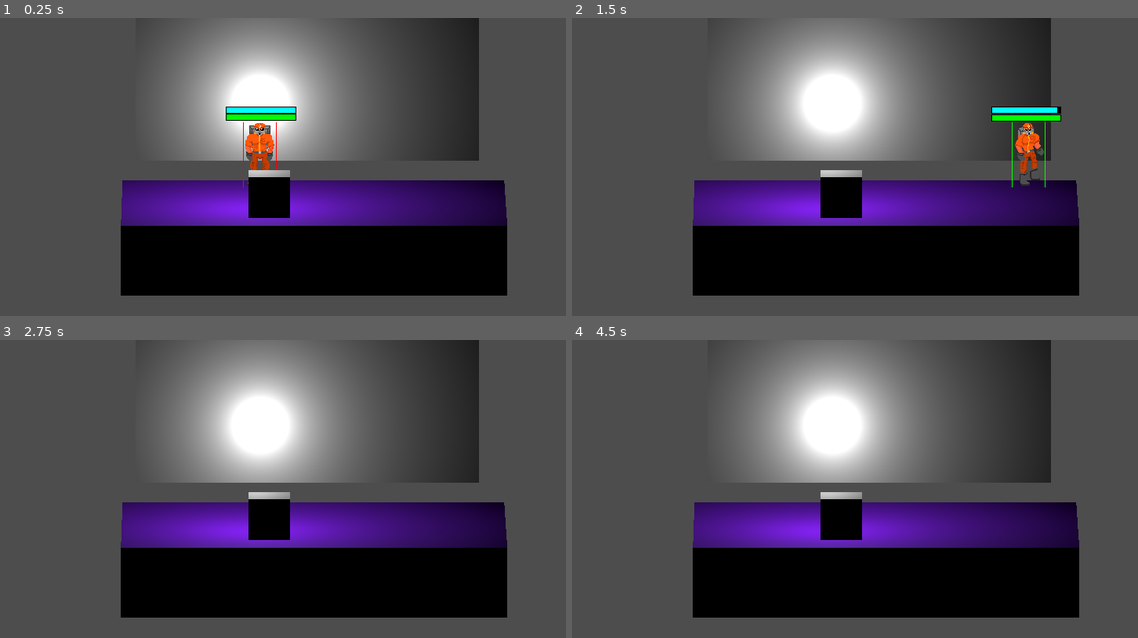
Above: before the commit, frames 1-4 (two rows, left to right).
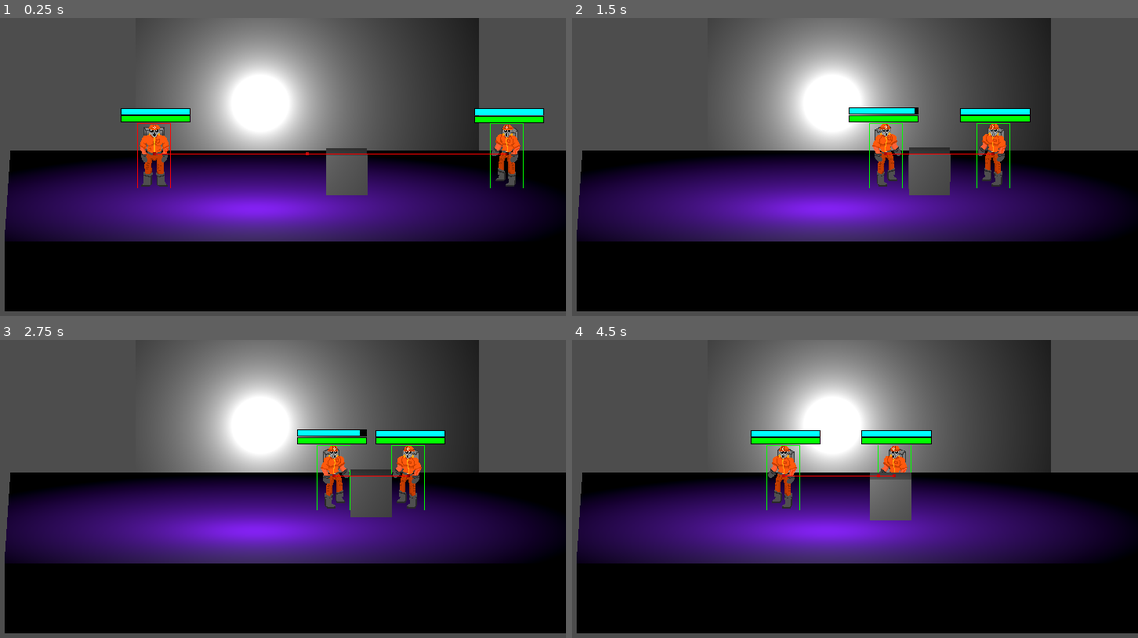
Above: after the commit, the same moments.

Repository: TedAlter/GodotTest
Game: Godot game, scene res://LF/Level3D/node_3d.tscn
The game is run twice, just before and just after one commit, with the same random seed, the same clock (stepped at 60 frames per second) and the same inputs. This scene is started directly instead of the project's main scene.
Inputs (mouse positions are in pixels of both pictures, inside the frame that each line leads up to):
- Up to frame 1 (0.25 s): no input
- Up to frame 2 (1.5 s): move the mouse to (962, 175) at 0.52 s; hold D (move_right) 0.53-1.25 s; tap Right (punch_pr) at 0.6 s; click (962, 175) at 0.67 s; tap Space (jump) at 0.77 s; drag from (702, 211) to (792, 265) at 1.27 s
- Up to frame 3 (2.75 s): move the mouse to (316, 438) at 2.02 s; hold D (move_right) from 2.03 s (still down); tap Right (punch_pr) at 2.1 s
- Up to frame 4 (4.5 s): release D (move_right) at 2.75 s; drag from (792, 587) to (634, 462) at 2.77 s; move the mouse to (1013, 569) at 3.52 s; hold A (move_left) 3.53-4.25 s; tap Right (punch_pr) at 3.6 s; tap Space (jump) at 3.77 s; drag from (634, 462) to (730, 429) at 4.27 s

The runs differ from the first frame. In frame 1, 34% of the frame differs, in the area x 0-100%, y 29-99%; in frame 2, 33%; in frame 3, 33%; in frame 4, 33%.

Commit message:
ШІ
Зробив штучний інтелект, що будує шлях до персонажу. Треба доробити, щоб шлях враховував динамічні перешкоди

Diff:
--- a/pyromania/LF/Level3D/controle_module.gd
+++ b/pyromania/LF/Level3D/controle_module.gd
@@ -6,7 +6,6 @@
 
 var direction="Srd"
 
-@onready var StunTimer: Timer = $StanTimer
 
 var mv = "S"
 var dirTest: Vector2 = Vector2(0,0)
--- a/pyromania/LF/Level3D/node_3d.tscn
+++ b/pyromania/LF/Level3D/node_3d.tscn
@@ -73,16 +73,20 @@
 	#global_transform.origin += velocity * delta
 "
 
+[sub_resource type="StandardMaterial3D" id="StandardMaterial3D_41kcv"]
+albedo_texture = ExtResource("4_q1gdx")
+
+[sub_resource type="BoxMesh" id="BoxMesh_65ly3"]
+
+[sub_resource type="NavigationMesh" id="NavigationMesh_1m3g4"]
+vertices = PackedVector3Array(-3.03355, -0.939514, -4.3513, -3.03355, -0.939514, 1.8987, 6.21645, -0.939514, 1.8987, 6.21645, -0.939514, -4.3513)
+polygons = [PackedInt32Array(3, 2, 0), PackedInt32Array(0, 2, 1)]
+
 [sub_resource type="BoxShape3D" id="BoxShape3D_rjxgg"]
 size = Vector3(5.50726, 0.998535, 3.66907)
 
 [sub_resource type="StandardMaterial3D" id="StandardMaterial3D_kspna"]
 albedo_texture = ExtResource("1_ndugl")
-
-[sub_resource type="BoxMesh" id="BoxMesh_65ly3"]
-
-[sub_resource type="StandardMaterial3D" id="StandardMaterial3D_41kcv"]
-albedo_texture = ExtResource("4_q1gdx")
 
 [sub_resource type="PhysicsMaterial" id="PhysicsMaterial_mde32"]
 friction = 0.0
@@ -168,6 +172,43 @@
 [sub_resource type="CylinderShape3D" id="CylinderShape3D_s4q1b"]
 height = 0.962033
 radius = 0.239075
+
+[sub_resource type="GDScript" id="GDScript_0qoms"]
+script/source = "extends Node3D
+
+
+@export var cont = true
+
+@onready var na: NavigationAgent3D = $NavigationAgent3D
+
+
+
+var mv = \"S\"
+var dirTest: Vector2 = Vector2(0,0)
+var dirplatformer:float=0
+var PunchDirTest: Vector2 = Vector2(0,0)
+var PunchDirplatformer:float=0
+var dir
+var npp
+# Called when the node enters the scene tree for the first time.
+
+# Called every frame. 'delta' is the elapsed time since the previous frame.
+#func _integrate_forces(state: PhysicsDirectBodyState) -> void:
+func _physics_process(delta: float) -> void:
+	if cont:
+		na.target_position = $\"../../Player\".global_transform.origin
+		na.target_position = na.target_position
+		var destination = na.get_next_path_position()
+		var local_destination = destination - global_position
+		var direction = local_destination.normalized()
+		npp = na.get_next_path_position()
+		dir = npp - global_transform.origin
+		dirTest = Vector2(dir.x , dir.z).normalized()
+
+
+func _on_ready():
+	pass
+"
 
 [sub_resource type="AtlasTexture" id="AtlasTexture_l3wug"]
 atlas = ExtResource("1_tv438")
@@ -223,7 +264,7 @@
 [sub_resource type="GDScript" id="GDScript_q2eei"]
 script/source = "extends AnimatedSprite3D
 
-@onready var camera = $\"../../Camera3D\"  # Убедитесь, что путь к камере указан корректно
+@onready var camera = $\"../../../Camera3D\"  # Убедитесь, что путь к камере указан корректно
 
 var animations = [\"f\", \"r\", \"b\", \"l\"]  # Анимации для сторон света
 var current_animation = \"\"
@@ -258,7 +299,7 @@
 		play()
 "
 
-[sub_resource type="Shader" id="Shader_eap84"]
+[sub_resource type="Shader" id="Shader_cq5g8"]
 code = "shader_type spatial;
 
 
@@ -301,20 +342,20 @@
 }
 "
 
-[sub_resource type="ShaderMaterial" id="ShaderMaterial_klc1y"]
+[sub_resource type="ShaderMaterial" id="ShaderMaterial_5wj08"]
 render_priority = 0
-shader = SubResource("Shader_eap84")
+shader = SubResource("Shader_cq5g8")
 shader_parameter/background_color = Color(0, 0, 0, 1)
 shader_parameter/progress_color = Color(0, 1, 0, 1)
 shader_parameter/progress_value = 0.5
 shader_parameter/billboard_mode = 1
 
-[sub_resource type="QuadMesh" id="QuadMesh_qpoh5"]
+[sub_resource type="QuadMesh" id="QuadMesh_m71rs"]
 resource_local_to_scene = true
-material = SubResource("ShaderMaterial_klc1y")
+material = SubResource("ShaderMaterial_5wj08")
 size = Vector2(1, 0.1)
 
-[sub_resource type="Shader" id="Shader_t13y5"]
+[sub_resource type="Shader" id="Shader_mgiib"]
 code = "shader_type spatial;
 
 
@@ -357,17 +398,17 @@
 }
 "
 
-[sub_resource type="ShaderMaterial" id="ShaderMaterial_11rpp"]
+[sub_resource type="ShaderMaterial" id="ShaderMaterial_0mjlp"]
 render_priority = 0
-shader = SubResource("Shader_t13y5")
+shader = SubResource("Shader_mgiib")
 shader_parameter/background_color = Color(0, 0, 0, 1)
 shader_parameter/progress_color = Color(0, 1, 1, 1)
 shader_parameter/progress_value = 0.5
 shader_parameter/billboard_mode = 1
 
-[sub_resource type="QuadMesh" id="QuadMesh_g7hb1"]
+[sub_resource type="QuadMesh" id="QuadMesh_r0pv3"]
 resource_local_to_scene = true
-material = SubResource("ShaderMaterial_11rpp")
+material = SubResource("ShaderMaterial_0mjlp")
 size = Vector2(1, 0.1)
 
 [sub_resource type="GDScript" id="GDScript_kfutj"]
@@ -498,6 +539,118 @@
 		get_parent().cSPEED = get_parent().SPEED * applymod
 "
 
+[sub_resource type="Shader" id="Shader_jes4n"]
+code = "shader_type spatial;
+
+
+// WARNING:
+// if the following render_mode line is removed or altered
+// the script progress_bar_3d.gd will no longer be able to
+// update the shader in memory to turn these off.  See
+// function progress_bar_3d.gd:_update_shader()
+render_mode unshaded, shadows_disabled, depth_test_disabled;
+
+
+uniform vec4 background_color : source_color = vec4(.0,.0,.0,1.);
+uniform vec4 progress_color : source_color = vec4(.0,1.,.0,1.);
+uniform float progress_value : hint_range(0.0, 1.0, 0.01) = .5;
+uniform int billboard_mode = 1;
+
+
+void vertex() {
+	//enabled
+	if(billboard_mode == 1) {
+		MODELVIEW_MATRIX = VIEW_MATRIX * mat4(INV_VIEW_MATRIX[0], INV_VIEW_MATRIX[1], INV_VIEW_MATRIX[2], MODEL_MATRIX[3]);
+		MODELVIEW_NORMAL_MATRIX = mat3(MODELVIEW_MATRIX);
+	//fixed y
+	} else if(billboard_mode == 2) {
+		MODELVIEW_MATRIX = VIEW_MATRIX * mat4(vec4(normalize(cross(vec3(0.0, 1.0, 0.0), INV_VIEW_MATRIX[2].xyz)), 0.0), vec4(0.0, 1.0, 0.0, 0.0), vec4(normalize(cross(INV_VIEW_MATRIX[0].xyz, vec3(0.0, 1.0, 0.0))), 0.0), MODEL_MATRIX[3]);
+		MODELVIEW_NORMAL_MATRIX = mat3(MODELVIEW_MATRIX);
+	}
+}
+
+
+void fragment() {
+	vec2 border = vec2(0.01, 0.1);
+
+	vec2 mask2 = step(border, UV) * step(UV, 1.0-border);
+    float mask = mask2.x*mask2.y;
+
+    float blend = ((UV.x - progress_value) <= 0.0 ? 1.0 : 0.0) * mask;
+    vec4 fragColor = progress_color*blend + background_color*(1.0-blend);
+	ALBEDO = fragColor.rgb;
+}
+"
+
+[sub_resource type="ShaderMaterial" id="ShaderMaterial_pj6oy"]
+render_priority = 0
+shader = SubResource("Shader_jes4n")
+shader_parameter/background_color = Color(0, 0, 0, 1)
+shader_parameter/progress_color = Color(0, 1, 0, 1)
+shader_parameter/progress_value = 0.5
+shader_parameter/billboard_mode = 1
+
+[sub_resource type="QuadMesh" id="QuadMesh_vnfmy"]
+resource_local_to_scene = true
+material = SubResource("ShaderMaterial_pj6oy")
+size = Vector2(1, 0.1)
+
+[sub_resource type="Shader" id="Shader_odyhg"]
+code = "shader_type spatial;
+
+
+// WARNING:
+// if the following render_mode line is removed or altered
+// the script progress_bar_3d.gd will no longer be able to
+// update the shader in memory to turn these off.  See
+// function progress_bar_3d.gd:_update_shader()
+render_mode unshaded, shadows_disabled, depth_test_disabled;
+
+
+uniform vec4 background_color : source_color = vec4(.0,.0,.0,1.);
+uniform vec4 progress_color : source_color = vec4(.0,1.,.0,1.);
+uniform float progress_value : hint_range(0.0, 1.0, 0.01) = .5;
+uniform int billboard_mode = 1;
+
+
+void vertex() {
+	//enabled
+	if(billboard_mode == 1) {
+		MODELVIEW_MATRIX = VIEW_MATRIX * mat4(INV_VIEW_MATRIX[0], INV_VIEW_MATRIX[1], INV_VIEW_MATRIX[2], MODEL_MATRIX[3]);
+		MODELVIEW_NORMAL_MATRIX = mat3(MODELVIEW_MATRIX);
+	//fixed y
+	} else if(billboard_mode == 2) {
+		MODELVIEW_MATRIX = VIEW_MATRIX * mat4(vec4(normalize(cross(vec3(0.0, 1.0, 0.0), INV_VIEW_MATRIX[2].xyz)), 0.0), vec4(0.0, 1.0, 0.0, 0.0), vec4(normalize(cross(INV_VIEW_MATRIX[0].xyz, vec3(0.0, 1.0, 0.0))), 0.0), MODEL_MATRIX[3]);
+		MODELVIEW_NORMAL_MATRIX = mat3(MODELVIEW_MATRIX);
+	}
+}
+
+
+void fragment() {
+	vec2 border = vec2(0.01, 0.1);
+
+	vec2 mask2 = step(border, UV) * step(UV, 1.0-border);
+    float mask = mask2.x*mask2.y;
+
+    float blend = ((UV.x - progress_value) <= 0.0 ? 1.0 : 0.0) * mask;
+    vec4 fragColor = progress_color*blend + background_color*(1.0-blend);
+	ALBEDO = fragColor.rgb;
+}
+"
+
+[sub_resource type="ShaderMaterial" id="ShaderMaterial_sl3dy"]
+render_priority = 0
+shader = SubResource("Shader_odyhg")
+shader_parameter/background_color = Color(0, 0, 0, 1)
+shader_parameter/progress_color = Color(0, 1, 1, 1)
+shader_parameter/progress_value = 0.5
+shader_parameter/billboard_mode = 1
+
+[sub_resource type="QuadMesh" id="QuadMesh_wx86j"]
+resource_local_to_scene = true
+material = SubResource("ShaderMaterial_sl3dy")
+size = Vector2(1, 0.1)
+
 [node name="Node3D" type="Node3D"]
 transform = Transform3D(1, 0, 0, 0, 1, 0, 0, 0, 1, -0.0421753, -0.010437, -0.0137939)
 
@@ -509,17 +662,6 @@
 script = SubResource("GDScript_1vqy0")
 move_speed = 2.0
 
-[node name="StaticBody3D" type="StaticBody3D" parent="."]
-
-[node name="CollisionShape3D" type="CollisionShape3D" parent="StaticBody3D"]
-transform = Transform3D(1, 0, 0, 0, 1, 0, 0, 0, 1, 0.838043, 0.000732422, -0.610779)
-shape = SubResource("BoxShape3D_rjxgg")
-
-[node name="MeshInstance3D" type="MeshInstance3D" parent="StaticBody3D/CollisionShape3D"]
-transform = Transform3D(5.47195, 0, 0, 0, 1, 0, 0, 0, 3.62541, 0, 0, 0)
-material_override = SubResource("StandardMaterial3D_kspna")
-mesh = SubResource("BoxMesh_65ly3")
-
 [node name="OmniLight3D" type="OmniLight3D" parent="."]
 transform = Transform3D(1, 0, 0, 0, 1, 0, 0, 0, 1, 0, 1.6004, 0)
 
@@ -528,13 +670,29 @@
 material_override = SubResource("StandardMaterial3D_41kcv")
 cast_shadow = 0
 mesh = SubResource("BoxMesh_65ly3")
-skeleton = NodePath("../StaticBody3D/CollisionShape3D")
+skeleton = NodePath("../NavigationRegion3D/StaticBody3D/CollisionShape3D")
 
 [node name="OmniLight3D2" type="OmniLight3D" parent="MeshInstance3D2"]
 transform = Transform3D(0.18275, 0, 0, 0, -0.071409, 0.965908, 0, -0.266427, -0.258886, -0.136845, 0.763893, 0.244694)
 
-[node name="Player" type="RigidBody3D" parent="."]
-transform = Transform3D(1, 0, 0, 0, 1, 0, 0, 0, 1, 0.0691297, 0.627747, -1.86462)
+[node name="NavigationRegion3D" type="NavigationRegion3D" parent="."]
+transform = Transform3D(1, 0, 0, 0, 1, 0, 0, 0, 1, 0, 1.94025, 0)
+navigation_mesh = SubResource("NavigationMesh_1m3g4")
+
+[node name="StaticBody3D" type="StaticBody3D" parent="NavigationRegion3D"]
+transform = Transform3D(1.86179, 0, 0, 0, 1, 0, 0, 0, 2.00179, 0, -1.94025, 0)
+
+[node name="CollisionShape3D" type="CollisionShape3D" parent="NavigationRegion3D/StaticBody3D"]
+transform = Transform3D(1, 0, 0, 0, 1, 0, 0, 0, 1, 0.838043, 0.000732422, -0.610779)
+shape = SubResource("BoxShape3D_rjxgg")
+
+[node name="MeshInstance3D" type="MeshInstance3D" parent="NavigationRegion3D/StaticBody3D/CollisionShape3D"]
+transform = Transform3D(5.47195, 0, 0, 0, 1, 0, 0, 0, 3.62541, 0, 0, 0)
+material_override = SubResource("StandardMaterial3D_kspna")
+mesh = SubResource("BoxMesh_65ly3")
+
+[node name="Player2" type="RigidBody3D" parent="NavigationRegion3D"]
+transform = Transform3D(1, 0, 0, 0, 1, 0, 0, 0, 1, 3.8011, -1.19365, -1.79541)
 axis_lock_angular_x = true
 axis_lock_angular_z = true
 mass = 10.0
@@ -542,17 +700,25 @@
 center_of_mass_mode = 1
 linear_damp = 1.0
 script = SubResource("GDScript_0uh00")
-SPEED = 4.0
+SPEED = 1.0
 StaminaRegen = 0.5
 
-[node name="CollisionShape3D2" type="CollisionShape3D" parent="Player"]
+[node name="CollisionShape3D2" type="CollisionShape3D" parent="NavigationRegion3D/Player2"]
 transform = Transform3D(1, 0, 0, 0, 1, 0, 0, 0, 1, 0.000183105, 0.482114, 0)
 shape = SubResource("CylinderShape3D_s4q1b")
 
-[node name="ControleModule" type="Node3D" parent="Player"]
-script = ExtResource("3_lsjio")
-
-[node name="AnimatedSprite3D2" type="AnimatedSprite3D" parent="Player"]
+[node name="ControleModule" type="Node3D" parent="NavigationRegion3D/Player2"]
+script = SubResource("GDScript_0qoms")
+
+[node name="NavigationAgent3D" type="NavigationAgent3D" parent="NavigationRegion3D/Player2/ControleModule"]
+target_desired_distance = 2.73
+avoidance_enabled = true
+height = 2.73
+radius = 1.66
+use_3d_avoidance = true
+debug_enabled = true
+
+[node name="AnimatedSprite3D2" type="AnimatedSprite3D" parent="NavigationRegion3D/Player2"]
 transform = Transform3D(1.00276, 0, 0, 0, 1.00276, 0, 0, 0, 0.0523091, 0, 0.482553, 0)
 cast_shadow = 0
 billboard = 2
@@ -564,91 +730,187 @@
 animation = &"f"
 script = SubResource("GDScript_q2eei")
 
-[node name="Health" parent="Player" instance=ExtResource("5_x6xwp")]
+[node name="Health" parent="NavigationRegion3D/Player2" instance=ExtResource("5_x6xwp")]
 transform = Transform3D(1, 0, 0, 0, 1, 0, 0, 0, 1, 0.019665, 1.02289, -0.0300624)
-mesh = SubResource("QuadMesh_qpoh5")
-skeleton = NodePath("../..")
+mesh = SubResource("QuadMesh_m71rs")
+skeleton = NodePath("../../..")
 value = 50.0
 min_value = 0.0
 max_value = 100.0
 background_color = Color(0, 0, 0, 1)
 progress_color = Color(0, 1, 0, 1)
 
-[node name="Stamina" parent="Player" instance=ExtResource("5_x6xwp")]
+[node name="Stamina" parent="NavigationRegion3D/Player2" instance=ExtResource("5_x6xwp")]
 transform = Transform3D(1, 0, 0, 0, 1, 0, 0, 0, 1, 0.019665, 1.12997, -0.0300624)
-mesh = SubResource("QuadMesh_g7hb1")
-skeleton = NodePath("../..")
+mesh = SubResource("QuadMesh_r0pv3")
+skeleton = NodePath("../../..")
 value = 50.0
 min_value = 0.0
 max_value = 100.0
 background_color = Color(0, 0, 0, 1)
 progress_color = Color(0, 1, 1, 1)
 
-[node name="AttakBase" type="Node3D" parent="Player"]
+[node name="AttakBase" type="Node3D" parent="NavigationRegion3D/Player2"]
 transform = Transform3D(1, 0, 0, 0, 1, 0, 0, 0, 1, 0, 0.502577, 0)
 script = SubResource("GDScript_kfutj")
 FrontPunchPowerModifier = 10.0
 FrontPunchPowerModifierNES = 5.0
 
-[node name="AreaF" type="Area3D" parent="Player/AttakBase"]
-
-[node name="f" type="CollisionShape3D" parent="Player/AttakBase/AreaF"]
+[node name="AreaF" type="Area3D" parent="NavigationRegion3D/Player2/AttakBase"]
+
+[node name="f" type="CollisionShape3D" parent="NavigationRegion3D/Player2/AttakBase/AreaF"]
 transform = Transform3D(1, 0, 0, 0, 1, 0, 0, 0, 1, -0.00012207, -0.0194092, 0.281822)
 shape = SubResource("BoxShape3D_s1wsm")
 
-[node name="AreaB" type="Area3D" parent="Player/AttakBase"]
-
-[node name="b" type="CollisionShape3D" parent="Player/AttakBase/AreaB"]
+[node name="AreaB" type="Area3D" parent="NavigationRegion3D/Player2/AttakBase"]
+
+[node name="b" type="CollisionShape3D" parent="NavigationRegion3D/Player2/AttakBase/AreaB"]
 transform = Transform3D(-1, 0, -8.74228e-08, 0, 1, 0, 8.74228e-08, 0, -1, 0.000122054, -0.0194702, -0.182116)
 shape = SubResource("BoxShape3D_taeyn")
 
-[node name="AreaR" type="Area3D" parent="Player/AttakBase"]
-
-[node name="s" type="CollisionShape3D" parent="Player/AttakBase/AreaR"]
+[node name="AreaR" type="Area3D" parent="NavigationRegion3D/Player2/AttakBase"]
+
+[node name="s" type="CollisionShape3D" parent="NavigationRegion3D/Player2/AttakBase/AreaR"]
 transform = Transform3D(-4.37114e-08, 0, -1, 0, 1, 0, 1, 0, -4.37114e-08, -0.169073, -0.0189819, -0.00012207)
 shape = SubResource("BoxShape3D_6dgf5")
 
-[node name="AreaL" type="Area3D" parent="Player/AttakBase"]
+[node name="AreaL" type="Area3D" parent="NavigationRegion3D/Player2/AttakBase"]
 transform = Transform3D(-1, 0, 8.74228e-08, 0, 1, 0, -8.74228e-08, 0, -1, 0, 0, 0)
 
-[node name="s" type="CollisionShape3D" parent="Player/AttakBase/AreaL"]
+[node name="s" type="CollisionShape3D" parent="NavigationRegion3D/Player2/AttakBase/AreaL"]
 transform = Transform3D(-4.37114e-08, 0, -1, 0, 1, 0, 1, 0, -4.37114e-08, -0.163769, -0.0189819, 1.52588e-05)
 shape = SubResource("BoxShape3D_6dgf5")
 
-[node name="PunchCoolDownTimer" type="Timer" parent="Player/AttakBase"]
+[node name="PunchCoolDownTimer" type="Timer" parent="NavigationRegion3D/Player2/AttakBase"]
 one_shot = true
 
-[node name="ComboHold" type="Timer" parent="Player/AttakBase"]
-
-[node name="RigidBody3D2" type="RigidBody3D" parent="."]
-transform = Transform3D(1, 0, 0, 0, 1, 0, 0, 0, 1, 0, 1.1389, 0.204533)
+[node name="ComboHold" type="Timer" parent="NavigationRegion3D/Player2/AttakBase"]
+
+[node name="RigidBody3D2" type="RigidBody3D" parent="NavigationRegion3D"]
+transform = Transform3D(1, 0, 0, 0, 1, 0, 0, 0, 1, 1.10811, -0.6825, -1.62325)
 axis_lock_angular_x = true
 axis_lock_angular_y = true
 axis_lock_angular_z = true
 mass = 2.768
 physics_material_override = SubResource("PhysicsMaterial_adlkm")
 
-[node name="CollisionShape3D" type="CollisionShape3D" parent="RigidBody3D2"]
+[node name="CollisionShape3D" type="CollisionShape3D" parent="NavigationRegion3D/RigidBody3D2"]
 transform = Transform3D(1, 0, 0, 0, 1, 0, 0, 0, 1, 0.200439, -0.197021, 0.0534668)
 shape = SubResource("BoxShape3D_dm036")
 
-[node name="MeshInstance3D" type="MeshInstance3D" parent="RigidBody3D2"]
+[node name="MeshInstance3D" type="MeshInstance3D" parent="NavigationRegion3D/RigidBody3D2"]
 transform = Transform3D(0.590926, 0, 0, 0, 0.586151, 0, 0, 0, 0.585119, 0.200982, -0.1955, 0.0639487)
 ignore_occlusion_culling = true
 mesh = SubResource("BoxMesh_g6sqv")
 
-[node name="Area3D" type="Area3D" parent="RigidBody3D2"]
+[node name="Area3D" type="Area3D" parent="NavigationRegion3D/RigidBody3D2"]
 script = ExtResource("7_wmv56")
 
-[node name="CollisionShape3D" type="CollisionShape3D" parent="RigidBody3D2/Area3D"]
+[node name="CollisionShape3D" type="CollisionShape3D" parent="NavigationRegion3D/RigidBody3D2/Area3D"]
 transform = Transform3D(1.29766, 0, 0, 0, 1, 0, 0, 0, 1.44484, 0.16791, 0, 0.0597887)
 shape = SubResource("BoxShape3D_wcbs8")
 
-[node name="Timer" type="Timer" parent="RigidBody3D2/Area3D"]
+[node name="Timer" type="Timer" parent="NavigationRegion3D/RigidBody3D2/Area3D"]
 process_callback = 0
 wait_time = 5.0
 one_shot = true
 script = SubResource("GDScript_miv23")
 
-[connection signal="ready" from="RigidBody3D2/Area3D/Timer" to="RigidBody3D2/Area3D/Timer" method="_on_ready"]
-[connection signal="timeout" from="RigidBody3D2/Area3D/Timer" to="RigidBody3D2/Area3D/Timer" method="_on_timeout"]
+[node name="NavigationObstacle3D" type="NavigationObstacle3D" parent="NavigationRegion3D/RigidBody3D2"]
+transform = Transform3D(1, 0, 0, 0, 1, 0, 0, 0, 1, 0.0827734, -0.677704, -0.14284)
+radius = 1.12
+height = 3.23
+affect_navigation_mesh = true
+carve_navigation_mesh = true
+use_3d_avoidance = true
+
+[node name="Player" type="RigidBody3D" parent="NavigationRegion3D"]
+transform = Transform3D(1, 0, 0, 0, 1, 0, 0, 0, 1, -1.43833, -1.19365, -1.79541)
+axis_lock_angular_x = true
+axis_lock_angular_z = true
+mass = 10.0
+physics_material_override = SubResource("PhysicsMaterial_mde32")
+center_of_mass_mode = 1
+linear_damp = 1.0
+script = SubResource("GDScript_0uh00")
+SPEED = 4.0
+StaminaRegen = 0.5
+
+[node name="CollisionShape3D2" type="CollisionShape3D" parent="NavigationRegion3D/Player"]
+transform = Transform3D(1, 0, 0, 0, 1, 0, 0, 0, 1, 0.000183105, 0.482114, 0)
+shape = SubResource("CylinderShape3D_s4q1b")
+
+[node name="ControleModule" type="Node3D" parent="NavigationRegion3D/Player"]
+script = ExtResource("3_lsjio")
+
+[node name="AnimatedSprite3D2" type="AnimatedSprite3D" parent="NavigationRegion3D/Player"]
+transform = Transform3D(1.00276, 0, 0, 0, 1.00276, 0, 0, 0, 0.0523091, 0, 0.482553, 0)
+cast_shadow = 0
+billboard = 2
+alpha_cut = 1
+alpha_hash_scale = 2.0
+texture_filter = 0
+render_priority = 1
+sprite_frames = SubResource("SpriteFrames_s88am")
+animation = &"f"
+script = SubResource("GDScript_q2eei")
+
+[node name="Health" parent="NavigationRegion3D/Player" instance=ExtResource("5_x6xwp")]
+transform = Transform3D(1, 0, 0, 0, 1, 0, 0, 0, 1, 0.019665, 1.02289, -0.0300624)
+mesh = SubResource("QuadMesh_vnfmy")
+skeleton = NodePath("../../..")
+value = 50.0
+min_value = 0.0
+max_value = 100.0
+background_color = Color(0, 0, 0, 1)
+progress_color = Color(0, 1, 0, 1)
+
+[node name="Stamina" parent="NavigationRegion3D/Player" instance=ExtResource("5_x6xwp")]
+transform = Transform3D(1, 0, 0, 0, 1, 0, 0, 0, 1, 0.019665, 1.12997, -0.0300624)
+mesh = SubResource("QuadMesh_wx86j")
+skeleton = NodePath("../../..")
+value = 50.0
+min_value = 0.0
+max_value = 100.0
+background_color = Color(0, 0, 0, 1)
+progress_color = Color(0, 1, 1, 1)
+
+[node name="AttakBase" type="Node3D" parent="NavigationRegion3D/Player"]
+transform = Transform3D(1, 0, 0, 0, 1, 0, 0, 0, 1, 0, 0.502577, 0)
+script = SubResource("GDScript_kfutj")
+FrontPunchPowerModifier = 10.0
+FrontPunchPowerModifierNES = 5.0
+
+[node name="AreaF" type="Area3D" parent="NavigationRegion3D/Player/AttakBase"]
+
+[node name="f" type="CollisionShape3D" parent="NavigationRegion3D/Player/AttakBase/AreaF"]
+transform = Transform3D(1, 0, 0, 0, 1, 0, 0, 0, 1, -0.00012207, -0.0194092, 0.281822)
+shape = SubResource("BoxShape3D_s1wsm")
+
+[node name="AreaB" type="Area3D" parent="NavigationRegion3D/Player/AttakBase"]
+
+[node name="b" type="CollisionShape3D" parent="NavigationRegion3D/Player/AttakBase/AreaB"]
+transform = Transform3D(-1, 0, -8.74228e-08, 0, 1, 0, 8.74228e-08, 0, -1, 0.000122054, -0.0194702, -0.182116)
+shape = SubResource("BoxShape3D_taeyn")
+
+[node name="AreaR" type="Area3D" parent="NavigationRegion3D/Player/AttakBase"]
+
+[node name="s" type="CollisionShape3D" parent="NavigationRegion3D/Player/AttakBase/AreaR"]
+transform = Transform3D(-4.37114e-08, 0, -1, 0, 1, 0, 1, 0, -4.37114e-08, -0.169073, -0.0189819, -0.00012207)
+shape = SubResource("BoxShape3D_6dgf5")
+
+[node name="AreaL" type="Area3D" parent="NavigationRegion3D/Player/AttakBase"]
+transform = Transform3D(-1, 0, 8.74228e-08, 0, 1, 0, -8.74228e-08, 0, -1, 0, 0, 0)
+
+[node name="s" type="CollisionShape3D" parent="NavigationRegion3D/Player/AttakBase/AreaL"]
+transform = Transform3D(-4.37114e-08, 0, -1, 0, 1, 0, 1, 0, -4.37114e-08, -0.163769, -0.0189819, 1.52588e-05)
+shape = SubResource("BoxShape3D_6dgf5")
+
+[node name="PunchCoolDownTimer" type="Timer" parent="NavigationRegion3D/Player/AttakBase"]
+one_shot = true
+
+[node name="ComboHold" type="Timer" parent="NavigationRegion3D/Player/AttakBase"]
+
+[connection signal="ready" from="NavigationRegion3D/Player2/ControleModule" to="NavigationRegion3D/Player2/ControleModule" method="_on_ready"]
+[connection signal="ready" from="NavigationRegion3D/RigidBody3D2/Area3D/Timer" to="NavigationRegion3D/RigidBody3D2/Area3D/Timer" method="_on_ready"]
+[connection signal="timeout" from="NavigationRegion3D/RigidBody3D2/Area3D/Timer" to="NavigationRegion3D/RigidBody3D2/Area3D/Timer" method="_on_timeout"]
Not shown: 1 places in pyromania/LF/Level3D/node_3d.tscn that only renumber resources
